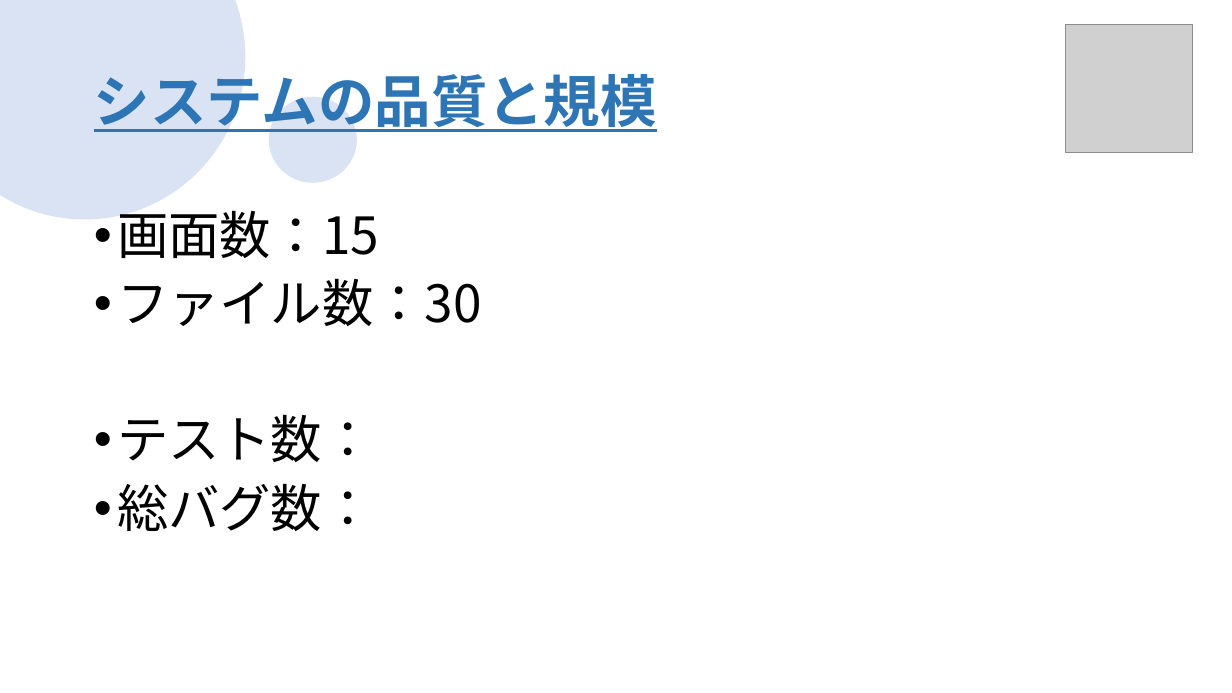
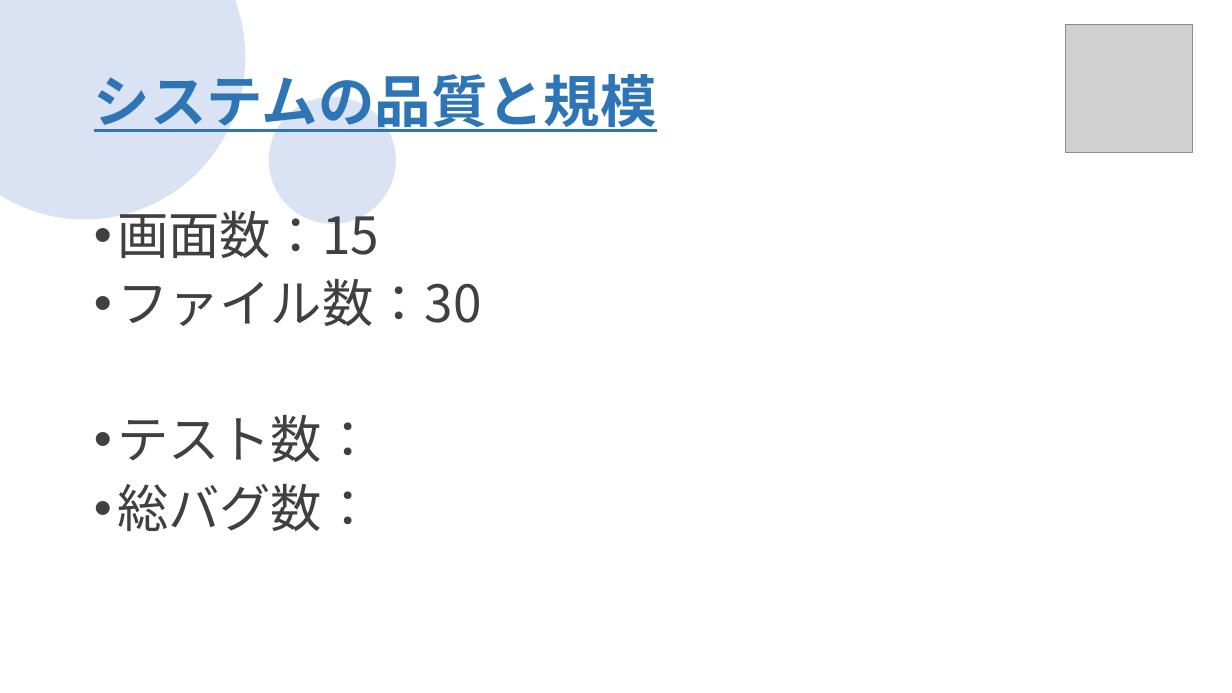
Before and after one commit to sss-sr2021/GUYS, a slide deck: slide 4 of 提出物/チーム漢_成果発表会プレゼン資料.pptx. Drawn at 1232x693 pixels with LibreOffice and Linux fonts; fonts in the diff are those of the drawing; grey boxes stand for pictures; background and template pictures are left out. Boxes give left, top, right and bottom in pixels: in the first picture for what was removed or moved away, otherwise in the second. Text is boxed around its words. In the diff, an @@ line names an element or a change of style, - is before the commit and + after.

```diff
--- a/提出物/チーム漢_成果発表会プレゼン資料.pptx
+++ b/提出物/チーム漢_成果発表会プレゼン資料.pptx
@@ ellipse removed at (269, 97, 357, 183) @@
@@ ellipse added at (269, 97, 396, 225), fill #DAE3F3 @@
@@ text "画面数：15" at (117, 211, 482, 531): text colour #000000 to #404040 @@
```
Also in this commit, not shown: 10 other slides changed.
